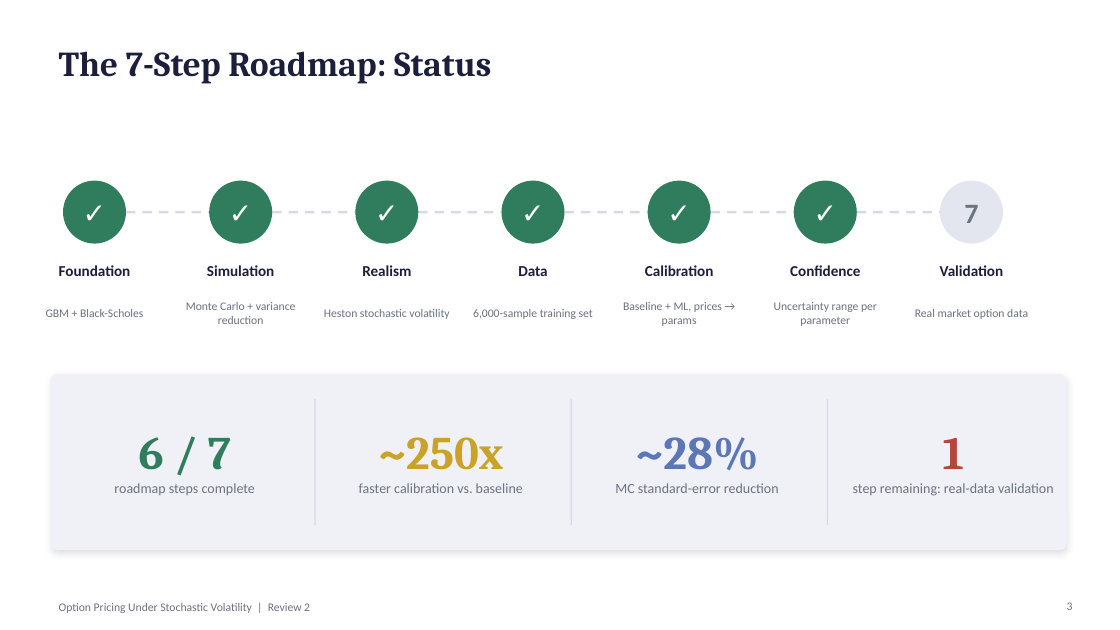
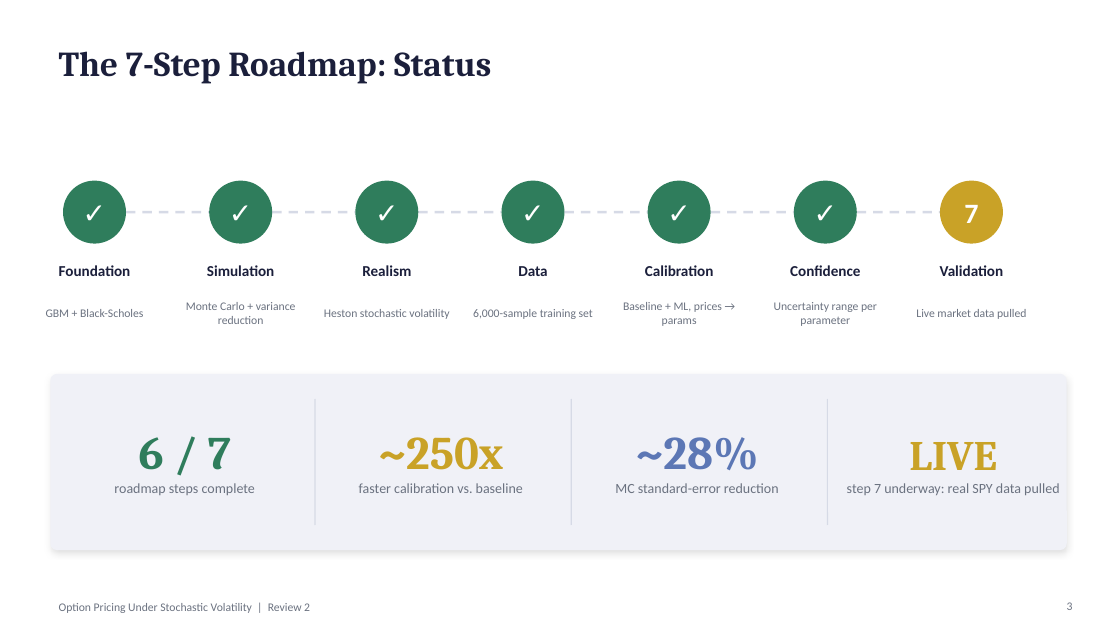
Before and after one commit to pastbologanesh0101/option-pricing-heston, a slide deck: slide 3 of slides/Review2_ProgressUpdate.pptx. Drawn at 1120x630 pixels with LibreOffice and Linux fonts; fonts in the diff are those of the drawing. Boxes give left, top, right and bottom in pixels: in the first picture for what was removed or moved away, otherwise in the second. Text is boxed around its words. In the diff, an @@ line names an element or a change of style, - is before the commit and + after.

```diff
--- a/slides/Review2_ProgressUpdate.pptx
+++ b/slides/Review2_ProgressUpdate.pptx
@@ text "7" at (964, 205, 978, 223): text colour #6B7280 to #FFFFFF @@
@@ ellipse at (940, 181, 1003, 244): fill #E3E6EE to #C9A227 @@
@@ text at (916, 309, 1026, 319): text changed @@
-Real market option data
+Live market data pulled
@@ text at (909, 442, 997, 470): text changed; size 40 to 36 pt; text colour #B5473A to #C9A227 @@
-1
+LIVE
@@ text at (847, 483, 1059, 495): text changed @@
-step remaining: real-data validation
+step 7 underway: real SPY data pulled
```
Also in this commit, not shown: 1 other slide changed, 1 slide added, 5 other files.
